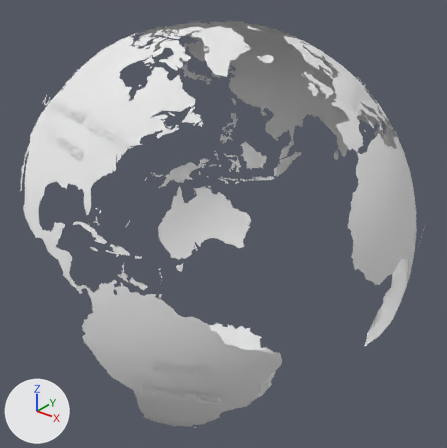
The glTF model client/public/models/world-continents-with-text.glb, before and after one commit.
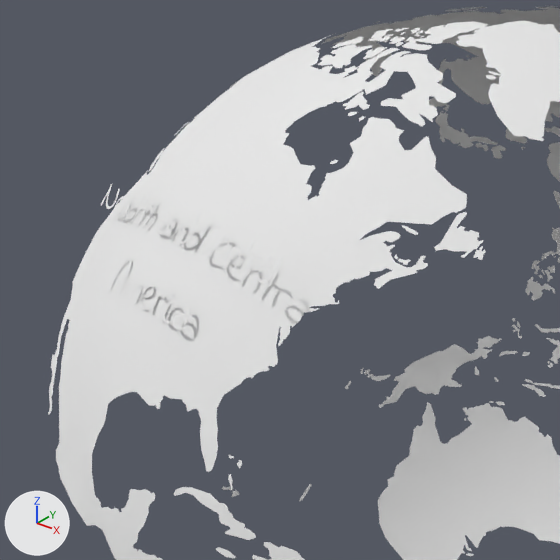
The first picture shows the older version from a 50 mm camera at (1.9, -2.28, 1.43) aimed at (0.05, 0.03, 0.0). The close-ups show both versions on the part from 0% to 52% of the width and 4% to 56% of the height of that picture; other places that the commit changed are outside them. Lighting does not change. The marker at lower left points along +X, +Y and +Z. Where no turn or scale is listed for an object, it has been applied to the vertices. Vertices at the same position are counted once.

Objects in the first close-up: 'Asia', 'North and Central America', 'Oceania', 'north_central_america_text'.
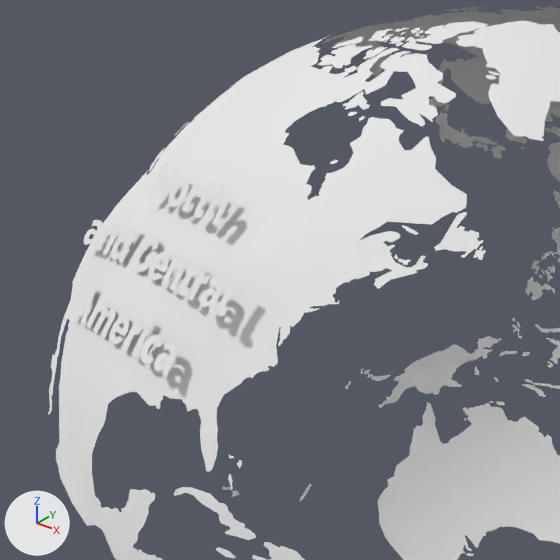
The change, as JSON lines over the scene's bpy script:
```json
{"block": "me_text_003", "where": "# used by ob_north_central_america_text; location = (-0.092, -0.751, 0.723)"}
{"op": "remove", "block": "me_text_003", "code": "me_text_003.from_pydata(...)  # 12681 vertices, 12641 faces; spans x -0.303..0.309, y -0.101..0.094, z -0.103..0.051"}
{"op": "add", "block": "me_text_003", "code": "me_text_003.from_pydata(...)  # 4524 vertices, 4494 faces; spans x -0.288..0.24, y -0.187..0.068, z -0.205..0.055"}
{"block": "me_text_003", "change": "me_text_003 part 1: 13 loose pieces with 5957 vertices, spanning x -0.303..0.309, y -0.085..0.094, z -0.102..0.049, are deleted"}
{"block": "me_text_003", "change": "me_text_003 part 2: 28 vertices moved within x -0.148..0.103, y -0.093..0.038, z -0.102..0.041; 6597 vertices removed from x -0.151..0.123, y -0.101..0.041, z -0.103..0.051; 4397 vertices added at x -0.288..0.24, y -0.187..0.068, z -0.205..0.055"}
{"op": "set", "path": "ob_north_central_america_text.location", "old": "(-0.092, -0.751, 0.723)", "new": "(-0.104, -0.722, 0.769)"}
```

Pixel boxes [x1, y1, x2, y2] of what changed, in the close-ups (560 x 560 px; the box of a moved part takes in the faces that stretch with it):
```json
{"object": "north_central_america_text", "change": "reshaped, moved", "before": [101, 184, 284, 329], "after": [70, 162, 240, 376], "on screen": "7% narrower, 47% taller"}
{"part": 1, "of": "me_text_003", "change": "deleted", "before": [101, 184, 284, 318]}
{"part": 2, "of": "me_text_003", "change": "moved or reshaped", "before": [110, 211, 222, 329], "after": [76, 181, 240, 376]}
```
